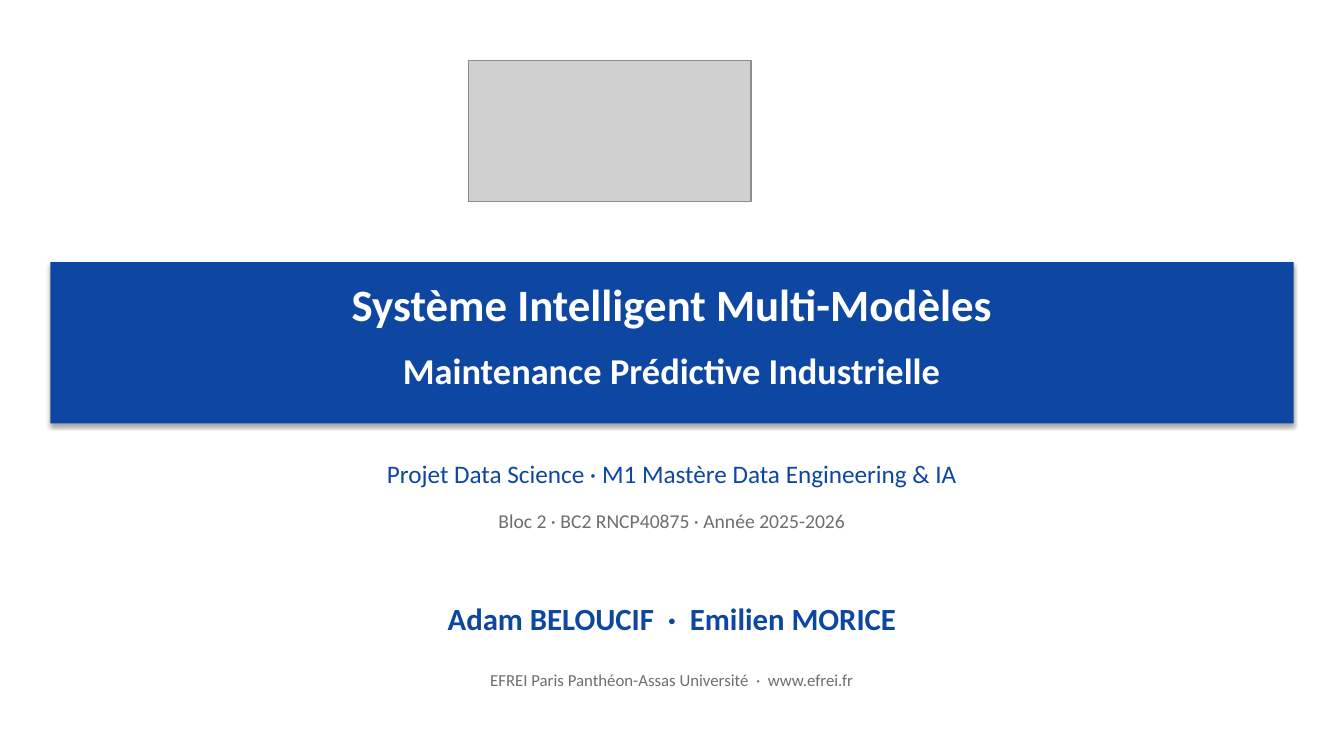
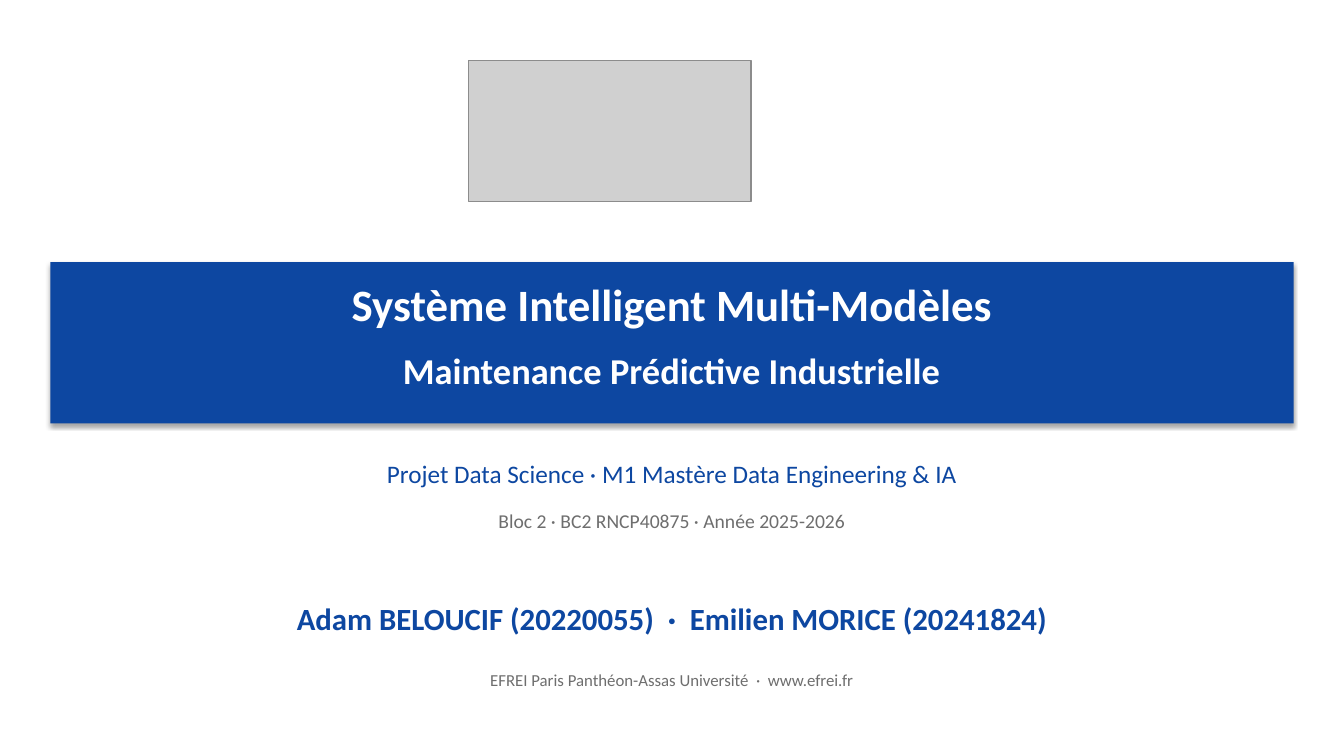
Before and after one commit to Adam-Blf/maintenance-predictive-industrielle, a slide deck: slide 1 of reports/presentation.pptx. Drawn at 1344x756 pixels with LibreOffice and Linux fonts; fonts in the diff are those of the drawing; grey boxes stand for pictures. Boxes give left, top, right and bottom in pixels: in the first picture for what was removed or moved away, otherwise in the second. Text is boxed around its words. In the diff, an @@ line names an element or a change of style, - is before the commit and + after.

```diff
--- a/reports/presentation.pptx
+++ b/reports/presentation.pptx
@@ text at [297, 607, 1047, 635]: text changed @@
-Adam BELOUCIF · Emilien MORICE
+Adam BELOUCIF (20220055) · Emilien MORICE (20241824)
```
Also in this commit, not shown: 1 other slide changed.
